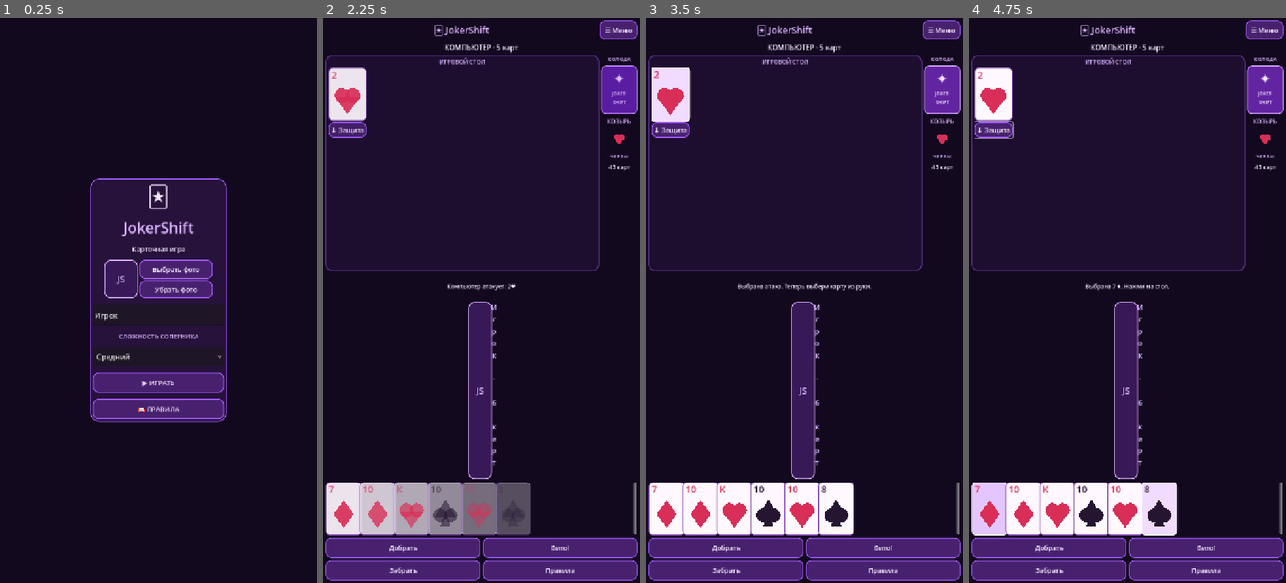
Above: before the commit, frames 1-4 (left to right).
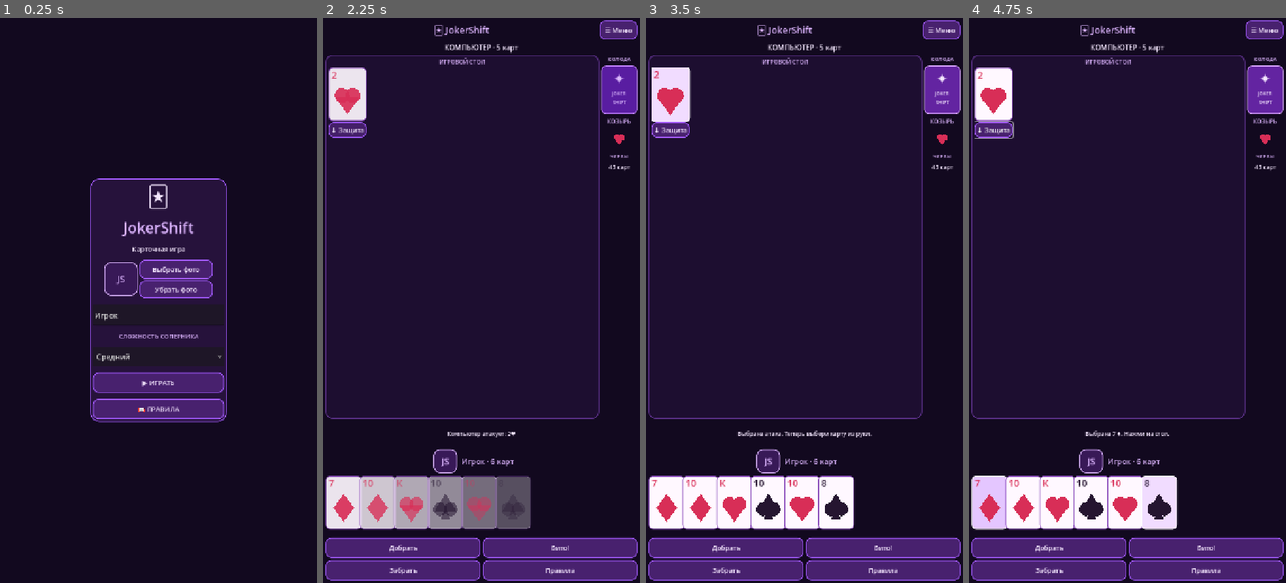
Above: after the commit, the same moments.

Repository: fF0GGY824/fF0GGY123
Game: Godot game, scene res://control.tscn
Same seed, same stepped clock (60 frames per second), same inputs: the game is played once before the commit and once after it.
Inputs (mouse positions are in pixels of both pictures, inside the frame that each line leads up to):
- Up to frame 1 (0.25 s): no input
- Up to frame 2 (2.25 s): click "▶ ИГРАТЬ" at 0.5 s; click "☰ Меню" at 1.25 s; click "▶ ИГРАТЬ" at 2 s
- Up to frame 3 (3.5 s): click (671, 91) at 2.77 s
- Up to frame 4 (4.75 s): click "↓ Защита" at 3.5 s; click (991, 509) at 4.27 s

The runs differ from the first frame. In frame 1, 0.1% of the frame differs, in the area x 32-44%, y 42-50%; in frame 2, 6.5%; in frame 3, 6.7%, in the area x 0-99%, y 43-92%; in frame 4, 6.5%.

Commit message:
Keep player avatar and name compact; add vertical scroll so hand and actions never clip

Diff:
--- a/JokerShift-Android-ready/control.gd
+++ b/JokerShift-Android-ready/control.gd
@@ -519,6 +519,8 @@
 func make_style_avatar_box(side: int) -> PanelContainer:
 	var panel: PanelContainer = PanelContainer.new()
 	panel.custom_minimum_size = Vector2(side, side)
+	panel.size_flags_horizontal = Control.SIZE_SHRINK_CENTER
+	panel.size_flags_vertical = Control.SIZE_SHRINK_CENTER
 	panel.add_theme_stylebox_override(
 		"panel",
 		make_style(Color("#381957"), GOLD, 14)
@@ -529,6 +531,9 @@
 func create_avatar_holder(side: int, is_menu: bool) -> Control:
 	var holder: Control = Control.new()
 	holder.custom_minimum_size = Vector2(side, side)
+	holder.size_flags_horizontal = Control.SIZE_SHRINK_CENTER
+	holder.size_flags_vertical = Control.SIZE_SHRINK_CENTER
+	holder.clip_contents = true
 	var picture: TextureRect = TextureRect.new()
 	picture.set_anchors_and_offsets_preset(Control.PRESET_FULL_RECT)
 	picture.expand_mode = TextureRect.EXPAND_IGNORE_SIZE
@@ -779,11 +784,22 @@
 
 	add_child(game_screen)
 
+	# Keep the hand and action buttons accessible on short or landscape
+	# screens. This prevents the main column from being clipped.
+	var screen_scroll: ScrollContainer = ScrollContainer.new()
+	screen_scroll.name = "GameScroll"
+	screen_scroll.set_anchors_and_offsets_preset(Control.PRESET_FULL_RECT)
+	screen_scroll.horizontal_scroll_mode = ScrollContainer.SCROLL_MODE_DISABLED
+	screen_scroll.vertical_scroll_mode = ScrollContainer.SCROLL_MODE_AUTO
+	screen_scroll.size_flags_horizontal = Control.SIZE_EXPAND_FILL
+	screen_scroll.size_flags_vertical = Control.SIZE_EXPAND_FILL
+	game_screen.add_child(screen_scroll)
+
 	var margin: MarginContainer = MarginContainer.new()
-
-	margin.set_anchors_and_offsets_preset(
-		Control.PRESET_FULL_RECT
-	)
+	margin.size_flags_horizontal = Control.SIZE_EXPAND_FILL
+	margin.size_flags_vertical = Control.SIZE_EXPAND_FILL
+	margin.custom_minimum_size = Vector2(0, 585)
+	screen_scroll.add_child(margin)
 
 	margin.add_theme_constant_override("margin_left", 6)
 	margin.add_theme_constant_override("margin_right", 6)
@@ -947,18 +963,36 @@
 
 	# Nickname and avatar beside the player's hand.
 	var player_row: HBoxContainer = HBoxContainer.new()
+	player_row.name = "PlayerInfoRow"
 	player_row.alignment = BoxContainer.ALIGNMENT_CENTER
+	player_row.custom_minimum_size = Vector2(0, 52)
+	player_row.size_flags_vertical = Control.SIZE_SHRINK_CENTER
+	player_row.add_theme_constant_override("separation", 10)
 	root.add_child(player_row)
+
 	var player_avatar_box: PanelContainer = make_style_avatar_box(46)
+	player_avatar_box.name = "PlayerAvatar"
 	player_row.add_child(player_avatar_box)
 	player_avatar_box.add_child(create_avatar_holder(42, false))
+
 	player_label = make_label("", 17, GOLD)
+	player_label.name = "PlayerNickname"
+	# Wrapping this label made it one character wide; its enormous
+	# height pushed the hand and buttons below the window.
+	player_label.autowrap_mode = TextServer.AUTOWRAP_OFF
+	player_label.horizontal_alignment = HORIZONTAL_ALIGNMENT_LEFT
+	player_label.custom_minimum_size = Vector2(154, 40)
+	player_label.size_flags_horizontal = Control.SIZE_SHRINK_CENTER
+	player_label.size_flags_vertical = Control.SIZE_SHRINK_CENTER
 	player_row.add_child(player_label)
 
 	# Рука игрока.
 	var hand_scroll: ScrollContainer = ScrollContainer.new()
 
-	hand_scroll.custom_minimum_size = Vector2(0, 120)
+	hand_scroll.name = "HandScroll"
+	hand_scroll.custom_minimum_size = Vector2(0, 134)
+	hand_scroll.horizontal_scroll_mode = ScrollContainer.SCROLL_MODE_AUTO
+	hand_scroll.vertical_scroll_mode = ScrollContainer.SCROLL_MODE_DISABLED
 	root.add_child(hand_scroll)
 
 	hand_row = HBoxContainer.new()
@@ -972,7 +1006,7 @@
 
 	# Кнопки.
 	var actions: GridContainer = GridContainer.new()
-
+	actions.name = "ActionButtons"
 	actions.columns = 2
 
 	actions.add_theme_constant_override(
